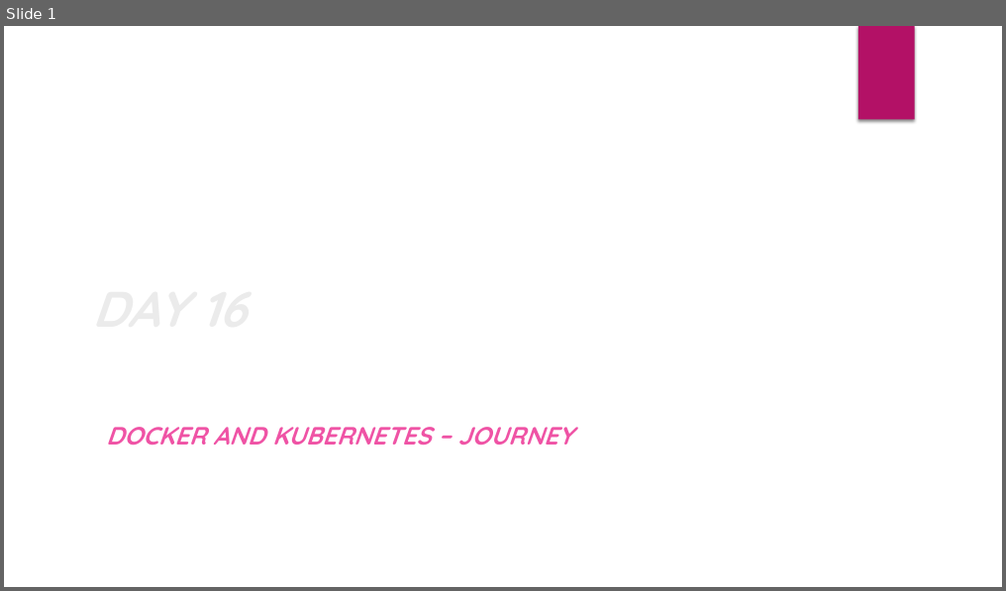
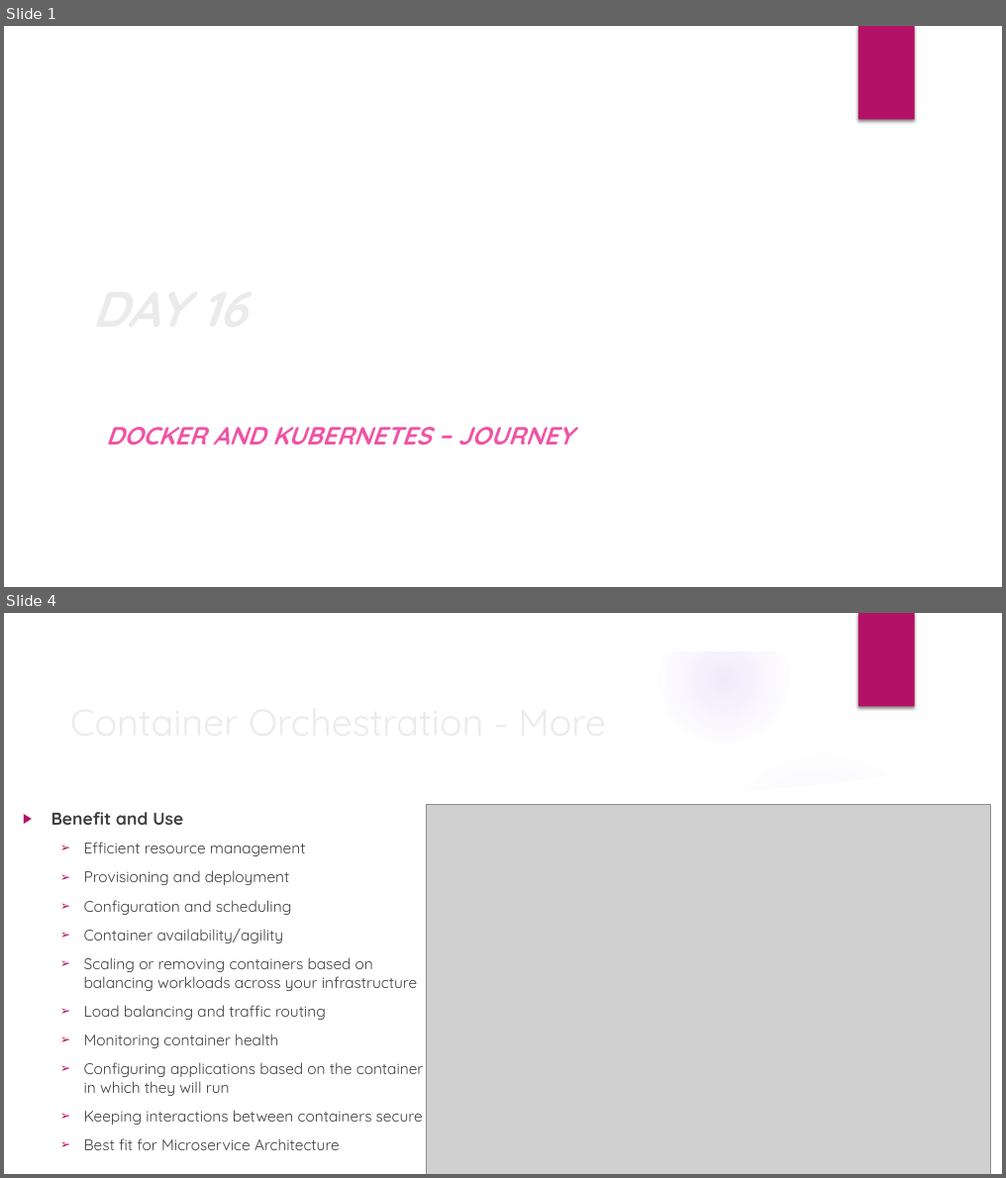
Before and after one commit to deepkumartraining/docker-k8s-April23, a slide deck: Day16/DockerAndKubernetes_Training-Day16.pptx. Shown one above the other, each under a label of ours: slide 1 before the commit, slides 1 and 4 after it; the slides between them are not shown. The pictures are 1006x591 and 1006x1178 pixels, drawn with LibreOffice and Linux fonts; fonts in the diff are those of the drawing; grey boxes stand for pictures; background and template pictures are left out. Boxes give left, top, right and bottom in pixels: in the first picture for what was removed or moved away, otherwise in the second. Text is boxed around its words. In the diff, an @@ line names an element or a change of style, - is before the commit and + after.

```diff
--- a/Day16/DockerAndKubernetes_Training-Day16.pptx
+++ b/Day16/DockerAndKubernetes_Training-Day16.pptx
@@ slide 4 added at bbox=[4, 613, 1002, 1174], background picture (left out); not listed: 1 template element that a slide beside it also shows @@
@@ group added at bbox=[4, 613, 1002, 1174]: 5 ellipses, 3 freeform shapes @@
@@ title added at bbox=[62, 692, 816, 750], 36 pt, text #EBEBEB @@
+Container Orchestration - More
@@ text added at bbox=[52, 812, 424, 1151], 14.8 pt, text #404040 @@
+▶ Benefit and Use
+  ➢ Efficient resource management
+  ➢ Provisioning and deployment
+  ➢ Configuration and scheduling
+  ➢ Container availability/agility
+  ➢ Scaling or removing containers based on balancing workloads across your infrastructure
+  ➢ Load balancing and traffic routing
+  ➢ Monitoring container health
+  ➢ Configuring applications based on the container in which they will run
+  ➢ Keeping interactions between containers secure
+  ➢ Best fit for Microservice Architecture
@@ picture added at bbox=[426, 804, 991, 1174] @@
```
Also in this commit, not shown: 1 slide changed, 1 other slide added, 1 slide removed, 7 other files.
